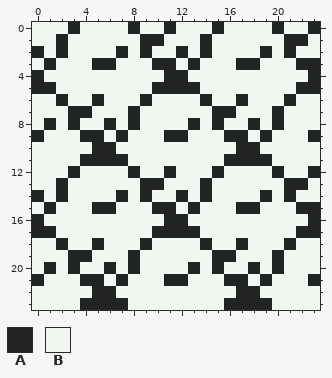
A pixel-art file gets an edit: raw/terrain/forest_grid.aseprite. Above: the version before the commit.
24x24 pixels, 1 frame.
Visible layers, top first: "Layer 4", "Layer 3", "Layer 2", "Layer 1", "Layer 0".
Palette (. is transparent): A #222323  B #f0f6f0
Pixels before, first column x 0:
 0 BBBABBBBABBABBBABBBBABBA
 1 BBABBBBBBAABBBABBBBBBAAB
 2 ABABBBBABABBABABBBBABABB
 3 BABBBAABBBAABABBBAABBBAA
 4 ABBBBBBBBBBAABBBBBBBBBBA
 5 AABBBBBBBBAAAABBBBBBBBAA
 6 BBABBABBBABBBBABBABBBABB
 7 BBBAABBBABBBBBBAABBBABBB
 8 BABABBABABBBBABABBABABBB
 9 ABBBAABABBBAABBBAABABBBA
10 BBBBBAABBBBBBBBBBAABBBBB
11 BBBBAAAABBBBBBBBAAAABBBB
12 BBBABBBBABBABBBABBBBABBA
13 BBABBBBBBAABBBABBBBBBAAB
14 ABABBBBABABBABABBBBABABB
15 BABBBAABBBAABABBBAABBBAA
16 ABBBBBBBBBBAABBBBBBBBBBA
17 AABBBBBBBBAAAABBBBBBBBAA
18 BBABBABBBABBBBABBABBBABB
19 BBBAABBBABBBBBBAABBBABBB
20 BABABBABABBBBABABBABABBB
21 ABBBAABABBBAABBBAABABBBA
22 BBBBBAABBBBBBBBBBAABBBBB
23 BBBBAAAABBBBBBBBAAAABBBB
After the commit:
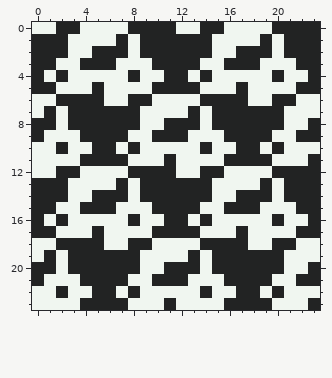
The exact change:
Layer "Layer 4":
Colour A replaces colour B in row 0 at x 2, 9 to 10, 14 and 21 to 22; in row 1 at x 0 to 1, 7, 11 to 13, 19 and 23; in row 2 at x 1, 5 to 6, 10 to 11, 13, 17 to 18 and 22 to 23; in row 3 at x 0, 4, 12 and 16; in row 4 at x 2, 8, 14 and 20; in row 5 at x 5 and 17.
Colour A replaces colour B in row 6 at x 3 to 4, 8, 15 to 16 and 20; in row 7 at x 1, 5 to 7, 13 and 17 to 19; in row 8 at x 0, 4 to 5, 7, 11 to 12, 16 to 17, 19 and 23; in row 9 at x 6, 10, 18 and 22; in row 10 at x 2, 8, 14 and 20; in row 11 at x 11 and 23.
Colour A replaces colour B in row 12 at x 2, 9 to 10, 14 and 21 to 22; in row 13 at x 0 to 1, 7, 11 to 13, 19 and 23; in row 14 at x 1, 5 to 6, 10 to 11, 13, 17 to 18 and 22 to 23; in row 15 at x 0, 4, 12 and 16; in row 16 at x 2, 8, 14 and 20; in row 17 at x 5 and 17.
Colour A replaces colour B in row 18 at x 3 to 4, 8, 15 to 16 and 20; in row 19 at x 1, 5 to 7, 13 and 17 to 19; in row 20 at x 0, 4 to 5, 7, 11 to 12, 16 to 17, 19 and 23; in row 21 at x 6, 10, 18 and 22; in row 22 at x 2, 8, 14 and 20; in row 23 at x 11 and 23.
Changed places in both pictures, as pixel boxes (x1, y1, x2, y2):
changed: (32, 22, 320, 310)
